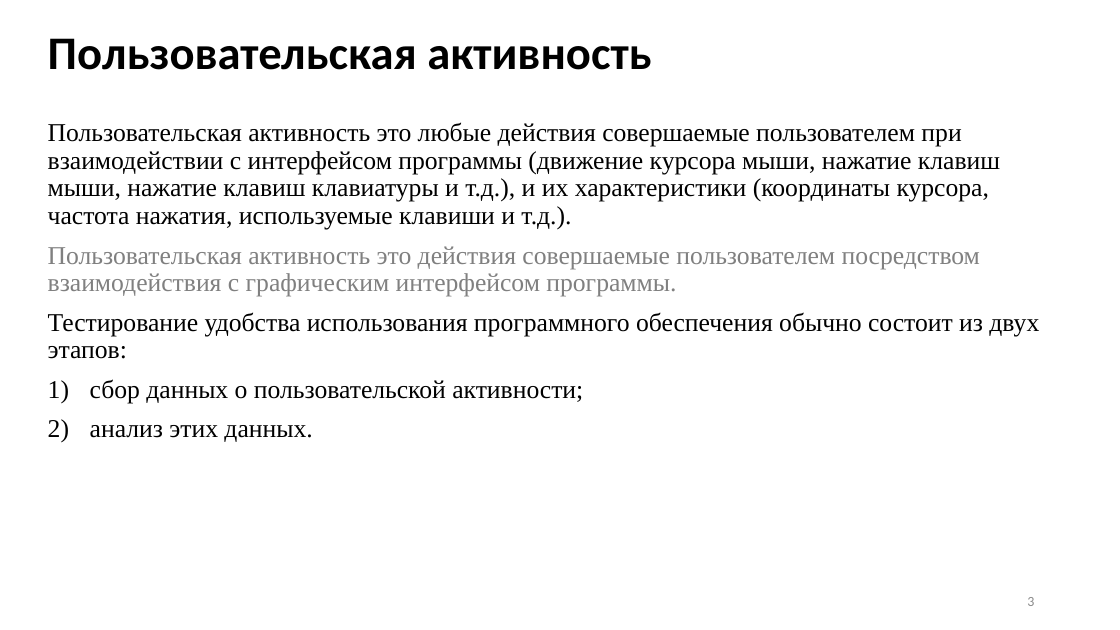
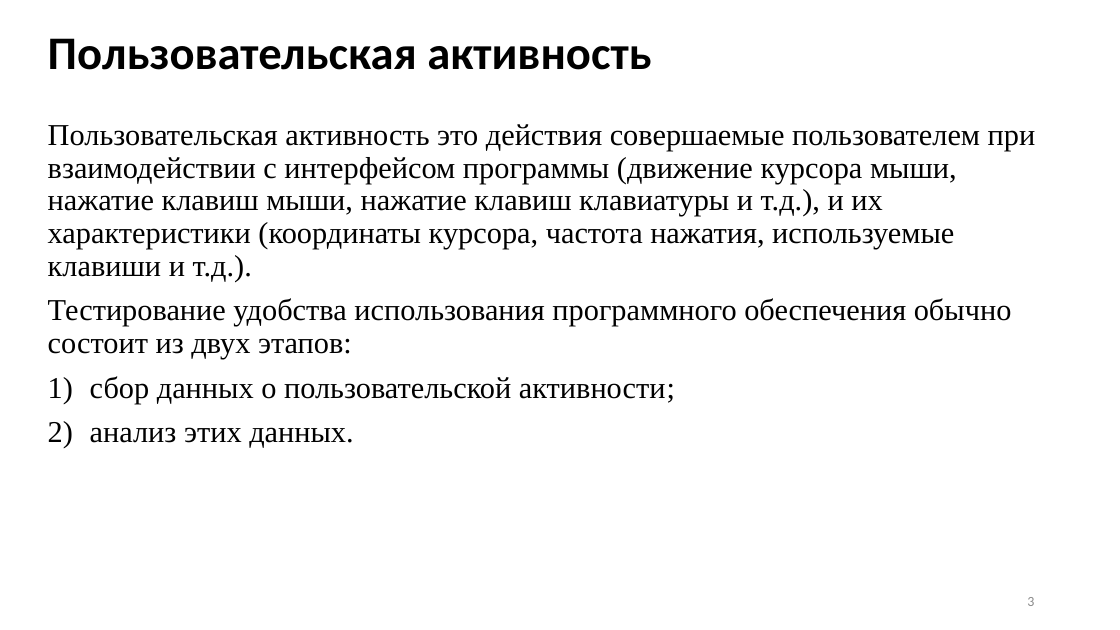
Before and after one commit to Inlucker/7semestr, a slide deck: slide 3 of НИР и ВКР/Презентация/ПронинАС_НИР_презентация.pptx. Drawn at 1120x630 pixels with LibreOffice and Linux fonts; fonts in the diff are those of the drawing. Boxes give left, top, right and bottom in pixels: in the first picture for what was removed or moved away, otherwise in the second. Text is boxed around its words. In the diff, an @@ line names an element or a change of style, - is before the commit and + after.

```diff
--- a/НИР и ВКР/Презентация/ПронинАС_НИР_презентация.pptx
+++ b/НИР и ВКР/Презентация/ПронинАС_НИР_презентация.pptx
@@ text at [48,124,1036,282]: text changed; size 22 to 26 pt @@
-Пользовательская активность это любые действия совершаемые пользователем при взаимодействии с интерфейсом программы (движение курсора мыши, нажатие клавиш мыши, нажатие клавиш клавиатуры и т.д.), и их характеристики (координаты курсора, частота нажатия, используемые клавиши и т.д.).
-Пользовательская активность это действия совершаемые пользователем посредством взаимодействия с графическим интерфейсом программы.
+Пользовательская активность это действия совершаемые пользователем при взаимодействии с интерфейсом программы (движение курсора мыши, нажатие клавиш мыши, нажатие клавиш клавиатуры и т.д.), и их характеристики (координаты курсора, частота нажатия, используемые клавиши и т.д.).
@@ text at [48,298,1012,448]: size 22 to 26 pt in "Тестирование удобства использования программного обеспечения ...", "сбор данных о пользовательской активности;", "анализ этих данных." @@
```
Also in this commit, not shown: 8 other slides changed, 1 slide removed, 8 other files.
